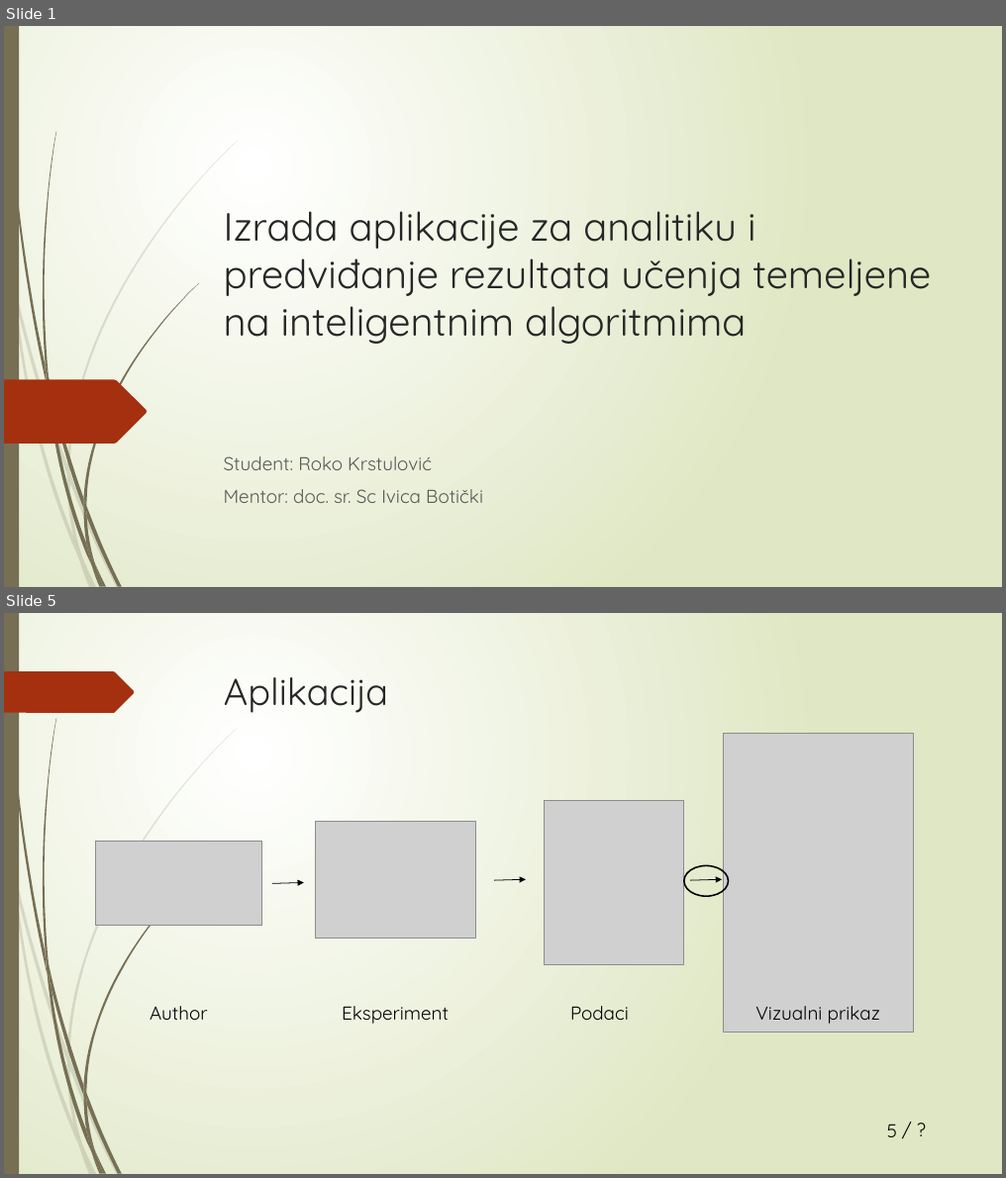
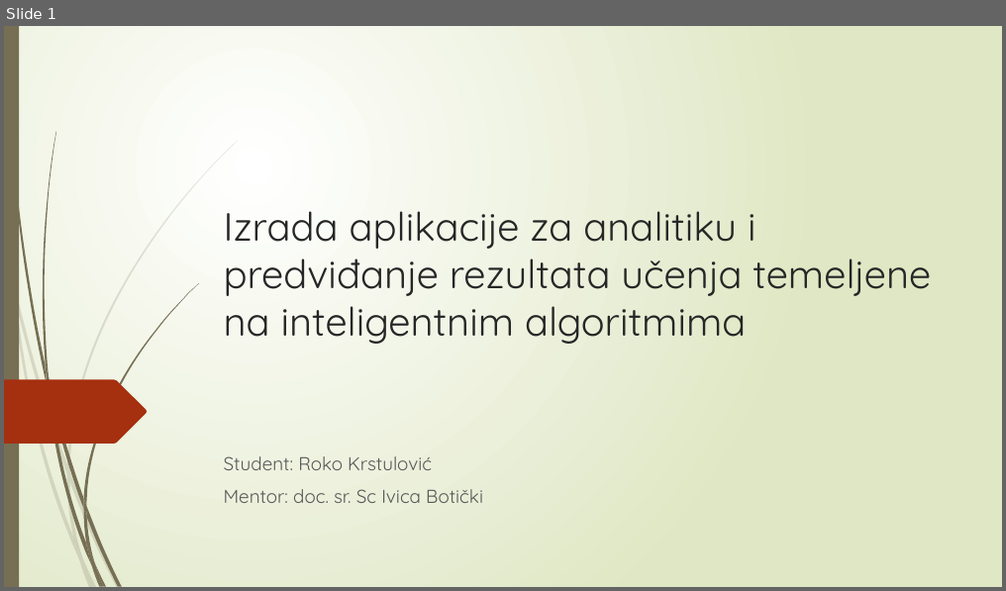
Before and after one commit to RokiFoki/Diplomski, a slide deck: Prezentacija.pptx. Shown one above the other, each under a label of ours: slides 1 and 5 before the commit, slide 1 after it; the slides between them are not shown. The pictures are 1006x1178 and 1006x591 pixels, drawn with LibreOffice and Linux fonts; fonts in the diff are those of the drawing; grey boxes stand for pictures. Boxes give left, top, right and bottom in pixels: in the first picture for what was removed or moved away, otherwise in the second. Text is boxed around its words. In the diff, an @@ line names an element or a change of style, - is before the commit and + after.

```diff
--- a/Prezentacija.pptx
+++ b/Prezentacija.pptx
@@ slide 5 removed at bbox=[4, 613, 1002, 1174], background gradient #FFFFFF to #DFE8C4; not listed: 23 template elements that a slide beside it also shows @@
@@ freeform shape removed at bbox=[4, 671, 135, 713] @@
@@ title removed at bbox=[224, 677, 388, 713] @@
-Aplikacija
@@ picture removed at bbox=[724, 734, 914, 1032] @@
@@ picture removed at bbox=[544, 801, 684, 964] @@
@@ picture removed at bbox=[95, 841, 261, 925] @@
@@ picture removed at bbox=[315, 821, 475, 938] @@
@@ arrow removed from (494, 880) to (526, 879) @@
@@ ellipse removed at bbox=[684, 866, 729, 897] @@
@@ arrow removed from (690, 880) to (722, 879) @@
@@ arrow removed from (272, 884) to (304, 882) @@
@@ text removed at bbox=[150, 1006, 207, 1020] @@
-Author
@@ text removed at bbox=[342, 1006, 449, 1024] @@
-Eksperiment
@@ text removed at bbox=[570, 1006, 629, 1020] @@
-Podaci
@@ text removed at bbox=[755, 1006, 880, 1024] @@
-Vizualni prikaz
@@ text removed at bbox=[895, 1115, 948, 1145] @@
-/ ?
@@ page number removed at bbox=[887, 1124, 897, 1138] @@
-5
```
Also in this commit, not shown: 6 slides changed, 8 slides added, 1 other slide removed, 28 other files.
